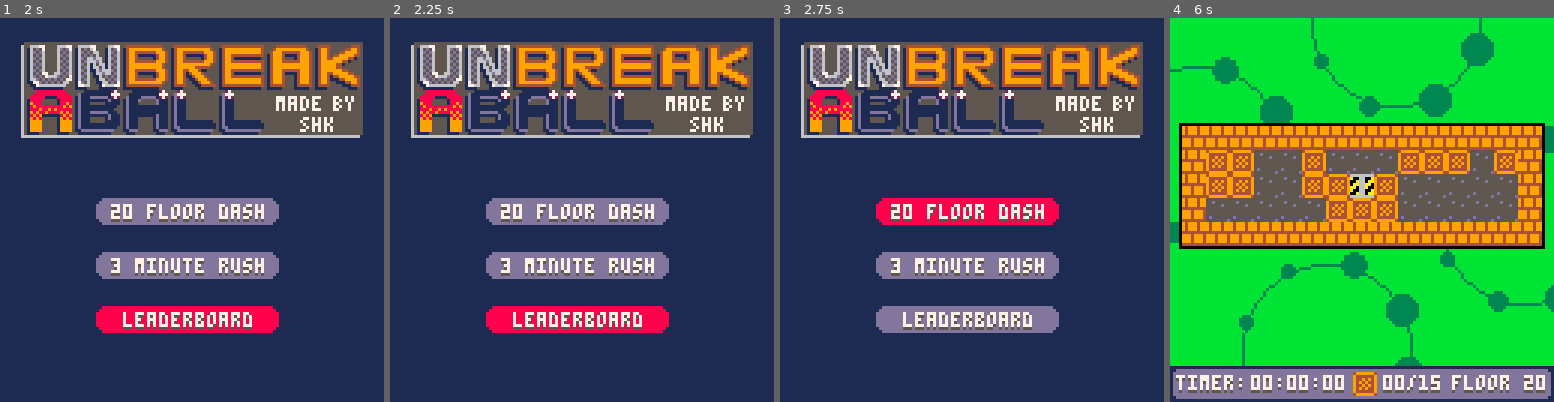
Above: before the commit, frames 1-4 (left to right).
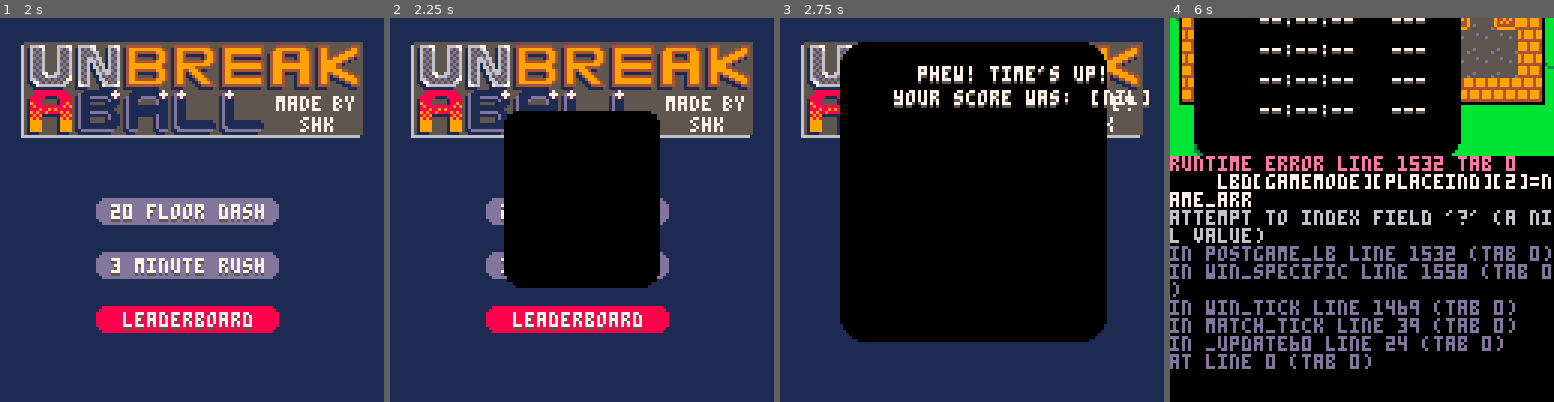
Above: after the commit, the same moments.

Repository: SHKBRD/P8CrateBall
Game: PICO-8 cartridge balltest24.p8
Two runs of this game, one before a commit and one after it. Both use one fixed random seed, a clock stepped at 60 frames per second and the inputs below.
Inputs:
- Up to frame 1 (2 s): tap one key every 0.37 s from 0.33 s: O (Z key) Down O (Z key) X (X key); hold Up from 1.97 s (still down)
- Up to frame 2 (2.25 s): keep holding Up; tap X (X key) at 2.07 s; tap O (Z key) at 2.22 s
- Up to frame 3 (2.75 s): release Up at 2.63 s; hold Right from 2.68 s (still down)
- Up to frame 4 (6 s): tap X (X key) every 0.75 s from 2.82 to 5.82 s; release Right at 3.02 s; hold Down 3.07-3.73 s; tap O (Z key) at 3.72, 5.22 s; hold Left 3.78-4.12 s; hold Up 4.17-4.5 s; hold Left 4.55-5.05 s; hold Right 5.1-5.93 s; hold Up from 5.98 s (still down)

Frame 1 is identical in both runs. In frame 2, 19% of the frame differs, in the area x 29-71%, y 24-71%; in frame 3, 54%; in frame 4, 96%, in the area x 0-100%, y 0-100%.
Error after the commit: runtime error line 1532 tab 0; lbd[gamemode][placeind][2]=name_arr; attempt to index field '?' (a nil value)

Commit message:
add base win work for menu

Diff:
--- a/balltest24.p8
+++ b/balltest24.p8
@@ -1810,7 +1810,7 @@
 							if #lbd[gamemode]>=(i-3) then
 								local char = chr((lbd[gamemode][i-3][2][n]%26)+97)
 								if (n-1)==lind and i-3==placeind then
-									draw_high_str(char,82+n*4,8+i*10)
+									draw_high_str(char,w.x+60+n*4,8+i*10)
 								else
 									draw_str(char,82+n*4,8+i*10)
 								end
@@ -2287,6 +2287,7 @@
 end
 
 function draw_cooldown(pl, fire)
+	if (play_state>3) return
 	--container edges
 	x2=pl.x-2
 	x9=pl.x+9
@@ -2480,7 +2482,7 @@
 function menu_init()
 	m_trstn=-0.25
 	trstn_phase=0
-
+	gamemode=1
 	button_high_ind=-1
 
 end
@@ -2495,6 +2497,7 @@
 		end
 
 	elseif trstn_phase==1 then
+		win_tick()
 		button_high_ind=button_high_ind==-1 and 0 or button_high_ind
 
 		if (btnp(2)) button_high_ind-=1
@@ -2505,7 +2508,18 @@
 			if button_high_ind!=2 then
 				trstn_phase+=1
 				sfx(13,-1)
-			end
+			else
+				if #windows<1 then
+					add_win(
+						{64,64,0,0,0},
+						{20,8,88,99,8},
+						0,0,1)
+				end
+			end
+		end
+
+		if #windows!=0 then
+			if (btnp(0) or btnp(1)) gamemode%=2;gamemode+=1
 		end
 
 	elseif trstn_phase==2 then
@@ -2567,6 +2581,7 @@
 	map(66,0,0,8)
 	draw_buttons()
 	draw_transition()
+	draw_wins()
 end
 __gfx__
 00000000001111000099990000888800000000000000000000000000000000000000000000000000499999940999490409949904000000006666667700000070
